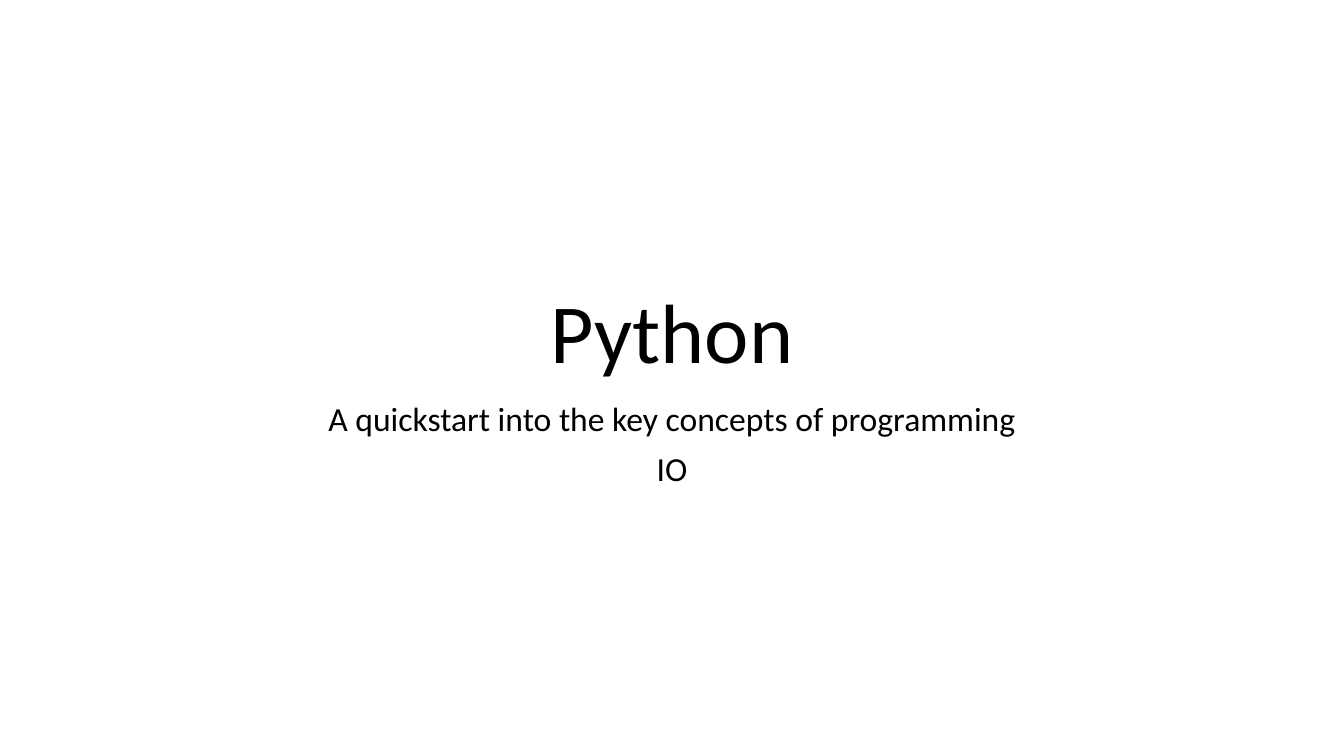
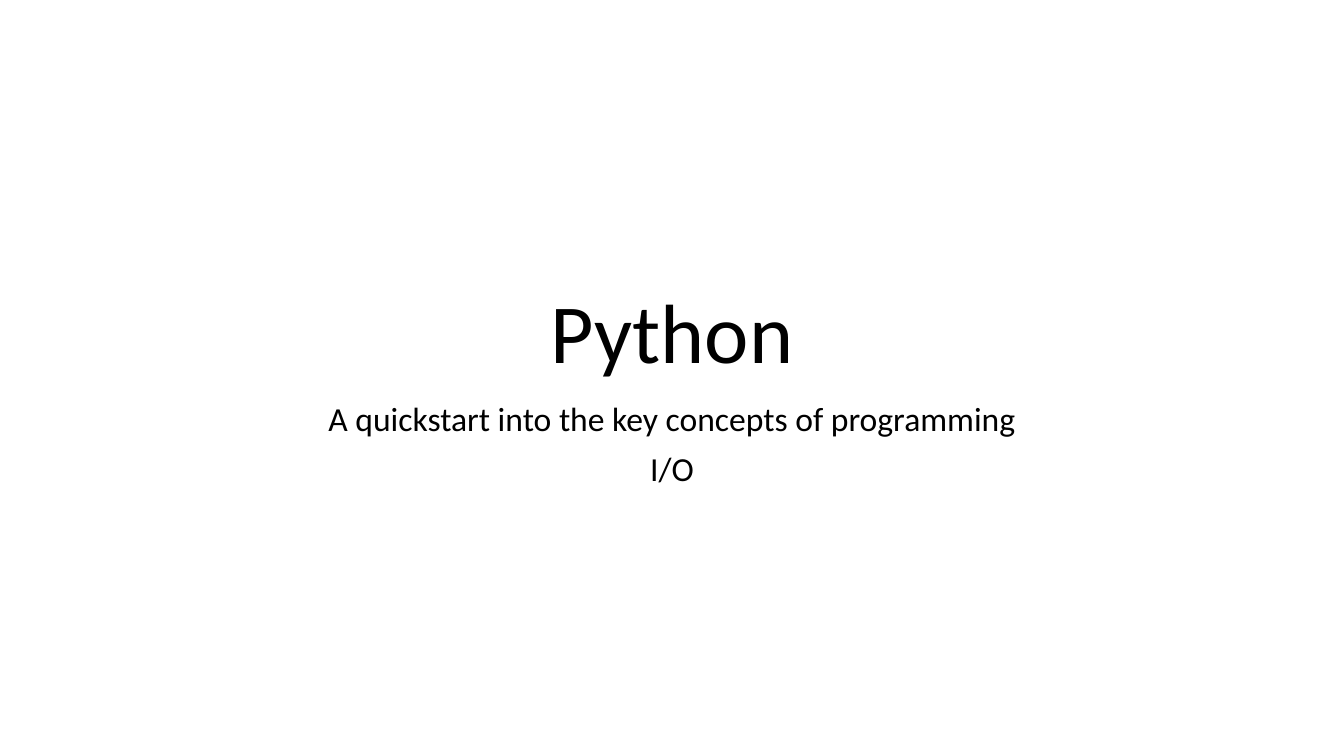
Before and after one commit to moravveji/python_intro_training, a slide deck: slide 1 of slides-pptx/09-Python_intro-io.pptx. Drawn at 1344x756 pixels with LibreOffice and Linux fonts; fonts in the diff are those of the drawing. Boxes give left, top, right and bottom in pixels: in the first picture for what was removed or moved away, otherwise in the second. Text is boxed around its words. In the diff, an @@ line names an element or a change of style, - is before the commit and + after.

Commit message:
adding slide on python trainings

```diff
--- a/slides-pptx/09-Python_intro-io.pptx
+++ b/slides-pptx/09-Python_intro-io.pptx
@@ subtitle at (650,457,694,483): text changed @@
-IO
+I/O
```
Also in this commit, not shown: 9 other slides changed, 3 other files.
